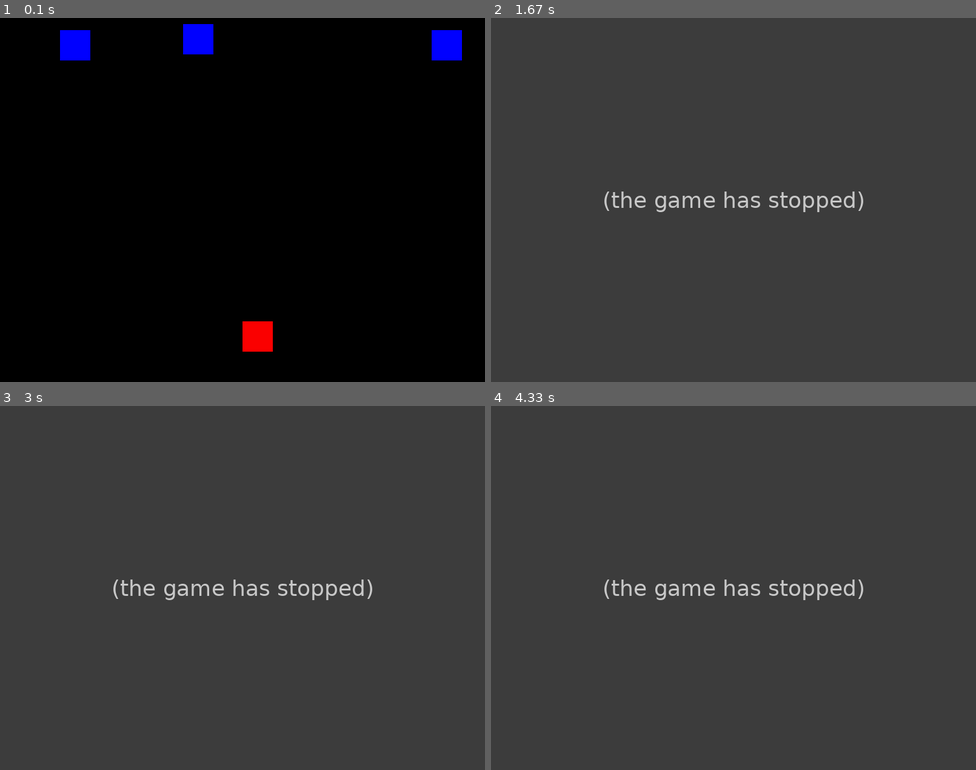
Above: before the commit, frames 1-4 (two rows, left to right).
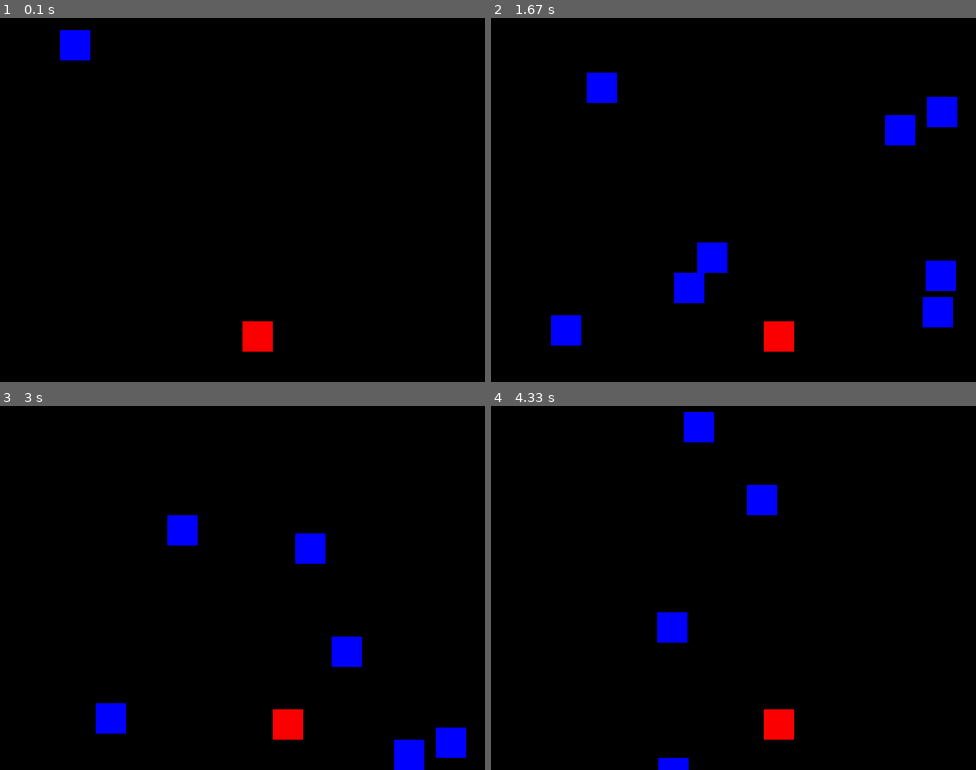
Above: after the commit, the same moments.

Repository: sheddyranking/Cube_pygame
Game: pygame game, started from pygame_lesson1.py
Same seed, same stepped clock (60 frames per second), same inputs: the game is played once before the commit and once after it.
Inputs:
- Up to frame 1 (0.1 s): no input
- Up to frame 2 (1.67 s): hold Right 0.33-0.8 s; hold Right 0.83-1.3 s; hold Left from 1.33 s (still down)
- Up to frame 3 (3 s): release Left at 1.87 s; hold Left 1.9-2.3 s; hold Right 2.33-2.97 s
- Up to frame 4 (4.33 s): hold Left 3-3.47 s; hold Right from 4 s (still down)

The runs differ from the first frame. In frame 1, 1.0% of the frame differs, in the area x 37-96%, y 1-12%; in frame 2, 100%, in the area x 0-100%, y 0-100%; in frame 3, 100%; in frame 4, 100%.
Before the commit the program exited at 1.62 s; later frames show no game.

Commit message:
added the psuedo delay

Diff:
--- a/pygame_lesson1.py
+++ b/pygame_lesson1.py
@@ -31,7 +31,8 @@
 
 #drop enemies function
 def drop_enemies(enemy_list):
-    if len(enemy_list) < 10:
+    delay = random.random() #adding a psuedo delay
+    if len(enemy_list) < 10 and delay < 0.1:
         x_pos = random.randint(0, WIDTH-enemy_size)
         y_pos = 0
         enemy_list.append([x_pos,y_pos])
